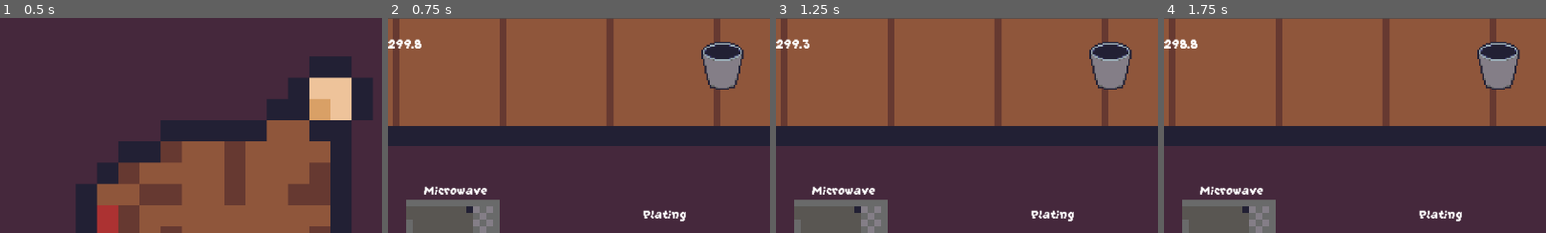
Above: before the commit, frames 1-4 (left to right).
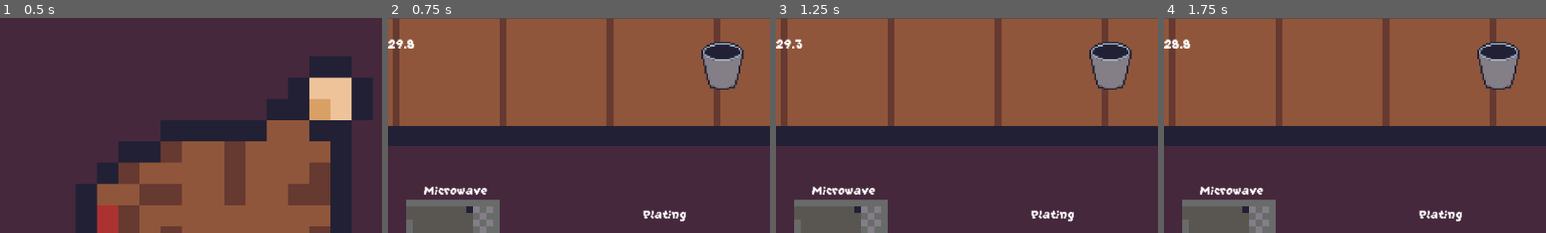
Above: after the commit, the same moments.

Repository: Sastingus/Team-name-GMTK-2026
Game: Godot game, scene res://scenes/worlds/main_menu.tscn
The game is run twice, just before and just after one commit, with the same random seed, the same clock (stepped at 60 frames per second) and the same inputs.
Inputs (mouse positions are % of the whole screen's width and height, from its top left):
- Up to frame 1 (0.5 s): no input
- Up to frame 2 (0.75 s): click "Start" at 0.5 s
- Up to frame 3 (1.25 s): no input
- Up to frame 4 (1.75 s): tap Enter at 1.25 s; move the mouse to (72, 45) at 1.27 s; right-click (72, 45) at 1.35 s
The pictures show only the part of the screen within x 48-98%, y 0-50%; the shares and areas given below are measured in that part.

Frame 1 is identical in both runs. In frame 2, 0.2% of the frame differs, in the area x 4-9%, y 9-15%; in frame 3, 0.2%; in frame 4, 0.2%, in the area x 2-9%, y 9-15%.

Commit message:
plate multiple

Diff:
--- a/autoload/globals.gd
+++ b/autoload/globals.gd
@@ -12,7 +12,7 @@
 
 var in_game := false
 var game_timer := 0.0
-var GAME_TIME = 300
+var GAME_TIME = 30
 
 var current_station : Stations = Stations.KITCHEN
 
--- a/scenes/tools/Plate/plate.gd
+++ b/scenes/tools/Plate/plate.gd
@@ -1,33 +1,37 @@
 extends StaticBody2D
 class_name Plate
 
-var current_target : RigidBody2D
+var current_target := []
 @onready var animation_player: AnimationPlayer = $AnimationPlayer
 @onready var sprite: AnimatedSprite2D = $AnimatedSprite2D
 @onready var button: Button = $Button
 
 func send_off():
-	if current_target != null:
-		current_target.reparent(sprite)
+	if current_target.size() > 0:
+		for target in current_target:
+			target.call_deferred("reparent",sprite)
 		animation_player.play("send_off")
 		if Globals.game_timer <= animation_player.current_animation_length + 0.25:
-			Globals.send_food(current_target.name)
+			for target in current_target:
+				Globals.send_food(target.name)
 
 func delete_target():
-	current_target.queue_free()
+	for target in current_target:
+		Globals.send_food(target.name)
+		target.queue_free()
+	current_target.clear()
 	animation_player.play("send_back")
-	Globals.send_food(current_target.name)
 
 
 func _on_plating_area_body_entered(body: Node2D) -> void:
 	if body.has_node("Ingredient_Component"):
 		if body.get_node("Ingredient_Component").finished:
-			current_target = body
+			current_target.append(body)
 			if animation_player.current_animation == "":
 				button.visible = true
 
 
 func _on_plating_area_body_exited(body: Node2D) -> void:
-	if body == current_target:
-		current_target = null
+	if body in current_target:
+		current_target.erase(body)
 		button.visible = false
--- a/scenes/tools/Plate/plate.tscn
+++ b/scenes/tools/Plate/plate.tscn
@@ -20,7 +20,7 @@
 }]
 
 [sub_resource type="RectangleShape2D" id="RectangleShape2D_1gpru"]
-size = Vector2(310, 62)
+size = Vector2(310, 135)
 
 [sub_resource type="RectangleShape2D" id="RectangleShape2D_07jyi"]
 size = Vector2(314, 26)
@@ -190,7 +190,7 @@
 scale = Vector2(0.6213592, 0.6213592)
 
 [node name="CollisionShape2D" type="CollisionShape2D" parent="AnimatedSprite2D/PlatingArea" unique_id=101243668]
-position = Vector2(-12, -11)
+position = Vector2(-12, -47.5)
 shape = SubResource("RectangleShape2D_1gpru")
 
 [node name="CollisionShape2D" type="CollisionShape2D" parent="." unique_id=1075054988]
--- a/scenes/worlds/world.tscn
+++ b/scenes/worlds/world.tscn
@@ -13,13 +13,18 @@
 [ext_resource type="Texture2D" uid="uid://b1ncux0uqfrdd" path="res://assets/explosion.png" id="10_rbjkb"]
 [ext_resource type="Theme" uid="uid://bfti8v7mjvobe" path="res://assets/button_theme.tres" id="10_vx1ig"]
 [ext_resource type="PackedScene" uid="uid://f1j8e05t3gcv" path="res://scenes/ingredients/infinite_source/infinite_source.tscn" id="11_thq3p"]
+[ext_resource type="PackedScene" uid="uid://ci6wgmtwrjtmv" path="res://scenes/ingredients/turkey/cooked_turkey.tscn" id="12_o01de"]
 [ext_resource type="PackedScene" uid="uid://cvbqsoo7pyc0e" path="res://scenes/ingredients/deviled_egg/new_egg.tscn" id="12_svvlm"]
 [ext_resource type="Texture2D" uid="uid://gp6qoftw6ith" path="res://assets/Sprite-0008.png" id="13_3k0i1"]
+[ext_resource type="PackedScene" uid="uid://btq38v130hwa5" path="res://scenes/ingredients/corn/cooked_corn.tscn" id="13_ibdix"]
+[ext_resource type="PackedScene" uid="uid://4fg5ks6px2aa" path="res://scenes/ingredients/deviled_egg/seasoned_egg.tscn" id="14_ibdix"]
 [ext_resource type="PackedScene" uid="uid://bxx27r8k46lmy" path="res://scenes/ingredients/turkey/new_turkey.tscn" id="14_rjcos"]
 [ext_resource type="PackedScene" uid="uid://c0p77y6hukof" path="res://scenes/tools/recipe_card/recipe_card.tscn" id="14_svvlm"]
+[ext_resource type="PackedScene" uid="uid://cy2bsdgepiyge" path="res://scenes/ingredients/cranberry_sauce/cooked_cranberry.tscn" id="15_va40k"]
 [ext_resource type="PackedScene" uid="uid://c4gew3tk35if6" path="res://scenes/ingredients/stuffing/new_stuffing.tscn" id="15_w8a3b"]
 [ext_resource type="PackedScene" uid="uid://b2ym0txvpxj0f" path="res://scenes/ingredients/corn/new_corn.tscn" id="16_1i314"]
 [ext_resource type="PackedScene" uid="uid://blqe2oodbsuac" path="res://scenes/ingredients/cranberry_sauce/new_cranberry.tscn" id="16_5kpmn"]
+[ext_resource type="PackedScene" uid="uid://itjdx2a1brfh" path="res://scenes/ingredients/stuffing/cooked_stuffing.tscn" id="16_jcedh"]
 [ext_resource type="PackedScene" uid="uid://clef80eg1phc3" path="res://scenes/ingredients/pumpkin_pie/pumpkin.tscn" id="17_qld6t"]
 [ext_resource type="PackedScene" uid="uid://ntwsa16ebcsq" path="res://scenes/tools/crust/crust.tscn" id="18_8l1xj"]
 [ext_resource type="PackedScene" uid="uid://bi6dldcc3mifa" path="res://scenes/ingredients/mashed_potatoes/new_potato.tscn" id="18_np8mm"]
@@ -534,6 +539,18 @@
 position = Vector2(487, -252)
 scale = Vector2(2.4243045, 2.4243045)
 
+[node name="Cooked_Turkey" parent="PlateStation" unique_id=1213985600 instance=ExtResource("12_o01de")]
+position = Vector2(285, 211)
+
+[node name="Cooked_Corn" parent="PlateStation" unique_id=1639918259 instance=ExtResource("13_ibdix")]
+position = Vector2(285, 211)
+
+[node name="SeasonedEgg" parent="PlateStation" unique_id=1420188800 instance=ExtResource("14_ibdix")]
+
+[node name="Cooked_Cranberrry" parent="PlateStation" unique_id=747567422 instance=ExtResource("15_va40k")]
+
+[node name="Cooked_Stuffing" parent="PlateStation" unique_id=2046758528 instance=ExtResource("16_jcedh")]
+
 [node name="ShelfStation" type="Node2D" parent="." unique_id=830848079]
 script = ExtResource("2_jwygn")
 station_id = 1
